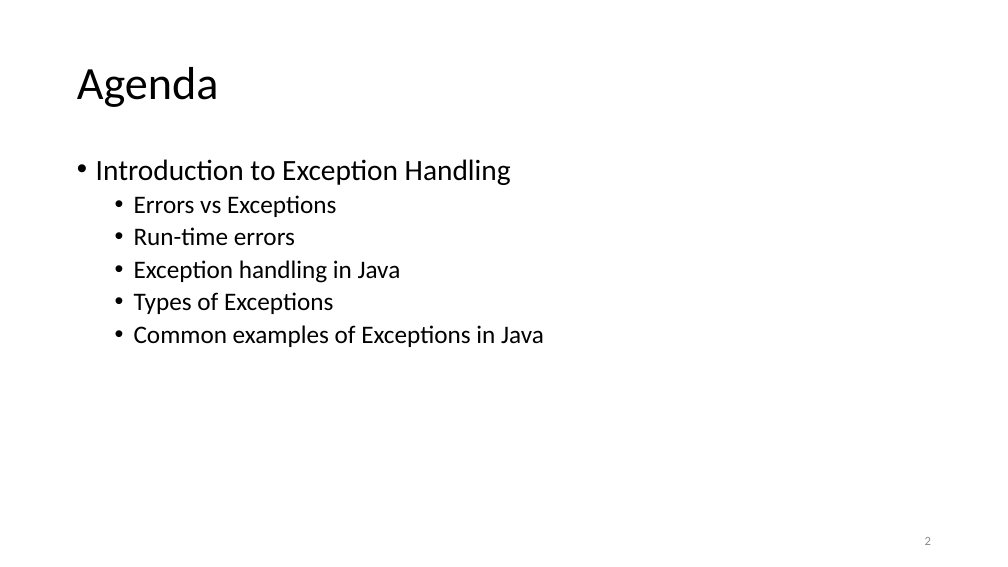
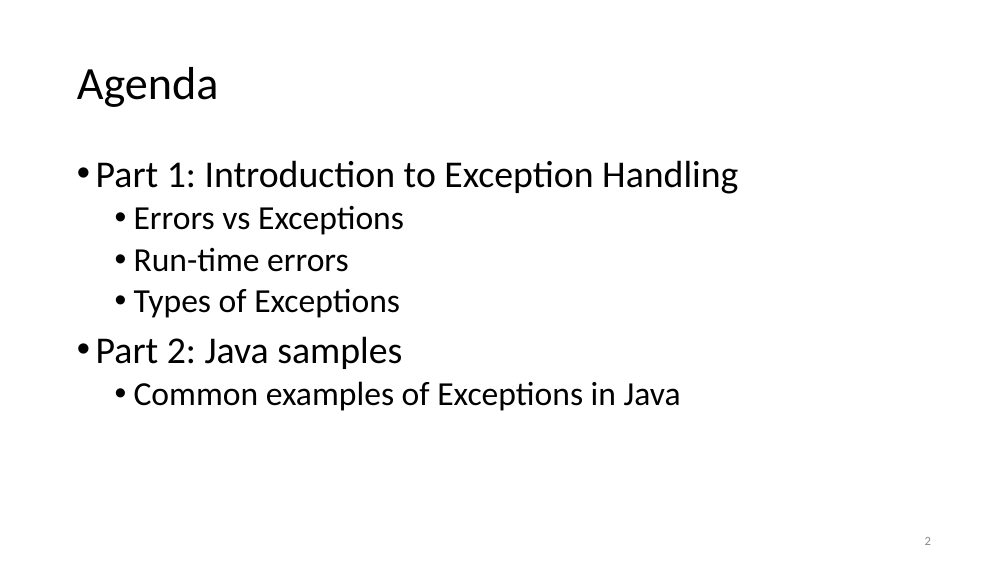
Before and after one commit to steliosot/java_exceptions_tutorial, a slide deck: slide 2 of Exceptions short tutorial.pptx. Drawn at 1008x567 pixels with LibreOffice and Linux fonts; fonts in the diff are those of the drawing. Boxes give left, top, right and bottom in pixels: in the first picture for what was removed or moved away, otherwise in the second. Text is boxed around its words. In the diff, an @@ line names an element or a change of style, - is before the commit and + after.

```diff
--- a/Exceptions short tutorial.pptx
+++ b/Exceptions short tutorial.pptx
@@ text at (96, 160, 738, 194): text changed; size 28 to 36 pt @@
-• Introduction to Exception Handling
+• Part 1: Introduction to Exception Handling
@@ text at (134, 205, 681, 411): size 24 to 32 pt in "Errors vs Exceptions", "Run-time errors", "Types of Exceptions", "Common examples of Exceptions in Java" @@
@@ text at (134, 260, 401, 283): paragraph removed @@
-  • Exception handling in Java
@@ text at (96, 336, 402, 369): paragraph added @@
+• Part 2: Java samples
```
Also in this commit, not shown: 15 other slides changed, 1 slide added, 2 other files.
